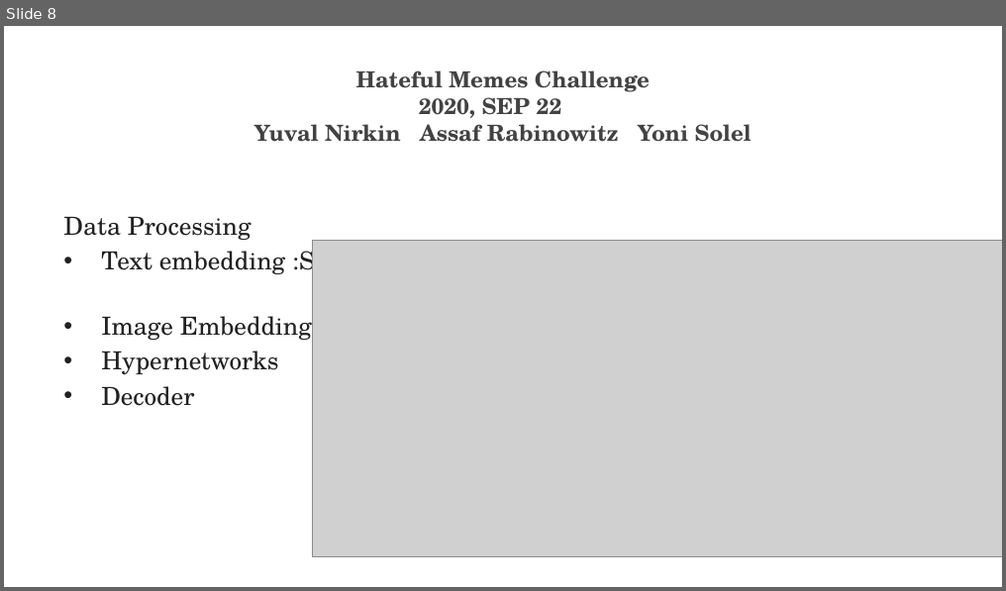
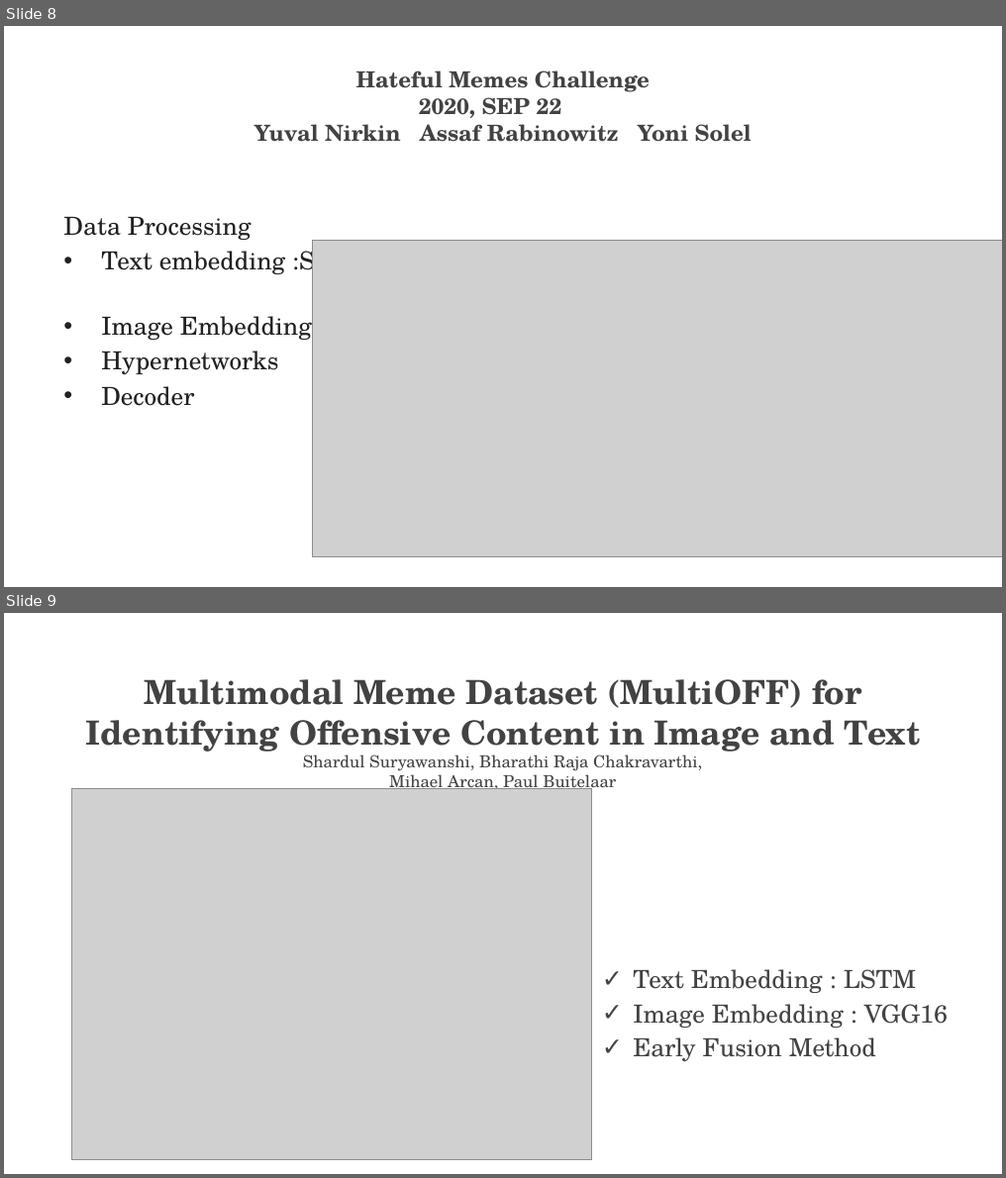
Before and after one commit to VarunBohara/Mini-Project-Documents, a slide deck: MINI PROJECT REVIEW.pptx. Shown one above the other, each under a label of ours: slide 8 before the commit, slides 8 and 9 after it. The pictures are 1006x591 and 1006x1178 pixels, drawn with LibreOffice and Linux fonts; fonts in the diff are those of the drawing; grey boxes stand for pictures. Boxes give left, top, right and bottom in pixels: in the first picture for what was removed or moved away, otherwise in the second. Text is boxed around its words. In the diff, an @@ line names an element or a change of style, - is before the commit and + after.

```diff
--- a/MINI PROJECT REVIEW.pptx
+++ b/MINI PROJECT REVIEW.pptx
@@ slide 9 added at (4,613,1002,1174), background #FFFFFF @@
@@ title added at (86,679,921,794), 24 pt, text #424242, bold @@
+Multimodal Meme Dataset (MultiOFF) for Identifying Offensive Content in Image and Text
+Shardul Suryawanshi, Bharathi Raja Chakravarthi,
+Mihael Arcan, Paul Buitelaar
@@ picture added at (72,788,592,1160) @@
@@ text added at (633,969,947,1061), 18 pt, text #424242 @@
+✓ Text Embedding : LSTM
+✓ Image Embedding : VGG16
+✓ Early Fusion Method
```
Also in this commit, not shown: 1 slide changed.
